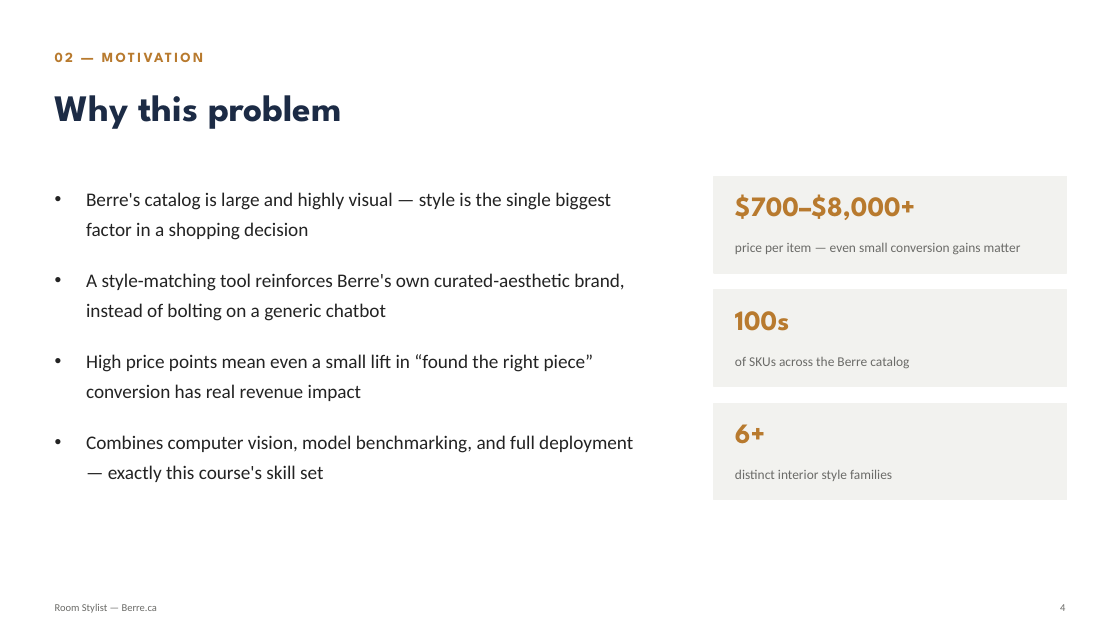
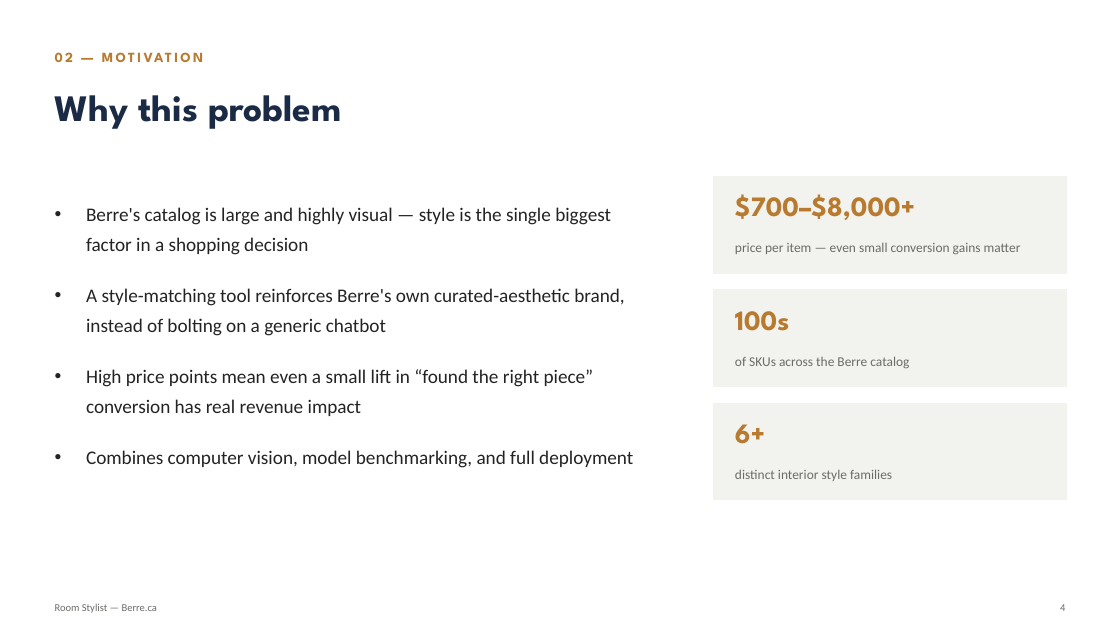
Before and after one commit to Atash22/room-stylist-berre, a slide deck: slide 4 of docs/Room_Stylist_Presentation.pptx. Drawn at 1120x630 pixels with LibreOffice and Linux fonts; fonts in the diff are those of the drawing. Boxes give left, top, right and bottom in pixels: in the first picture for what was removed or moved away, otherwise in the second. Text is boxed around its words. In the diff, an @@ line names an element or a change of style, - is before the commit and + after.

```diff
--- a/docs/Room_Stylist_Presentation.pptx
+++ b/docs/Room_Stylist_Presentation.pptx
@@ text at (86, 450, 633, 468): text changed @@
-• Combines computer vision, model benchmarking, and full deployment — exactly this course's skill set
+• Combines computer vision, model benchmarking, and full deployment
```
Also in this commit, not shown: 5 other slides changed, 1 slide removed.
